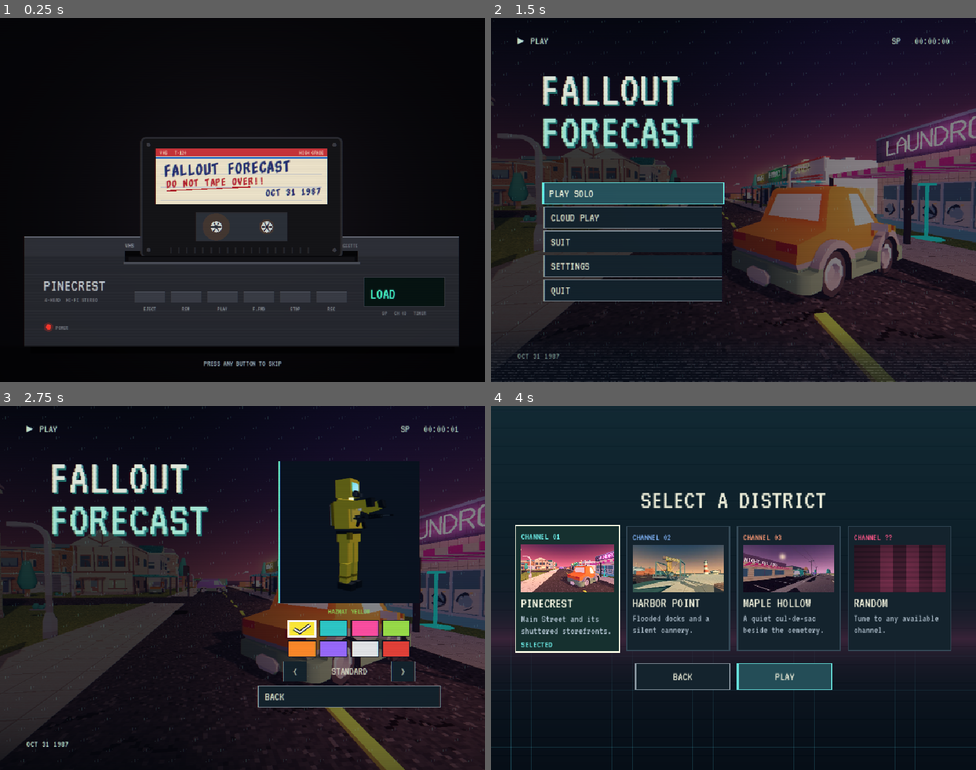
Above: before the commit, frames 1-4 (two rows, left to right).
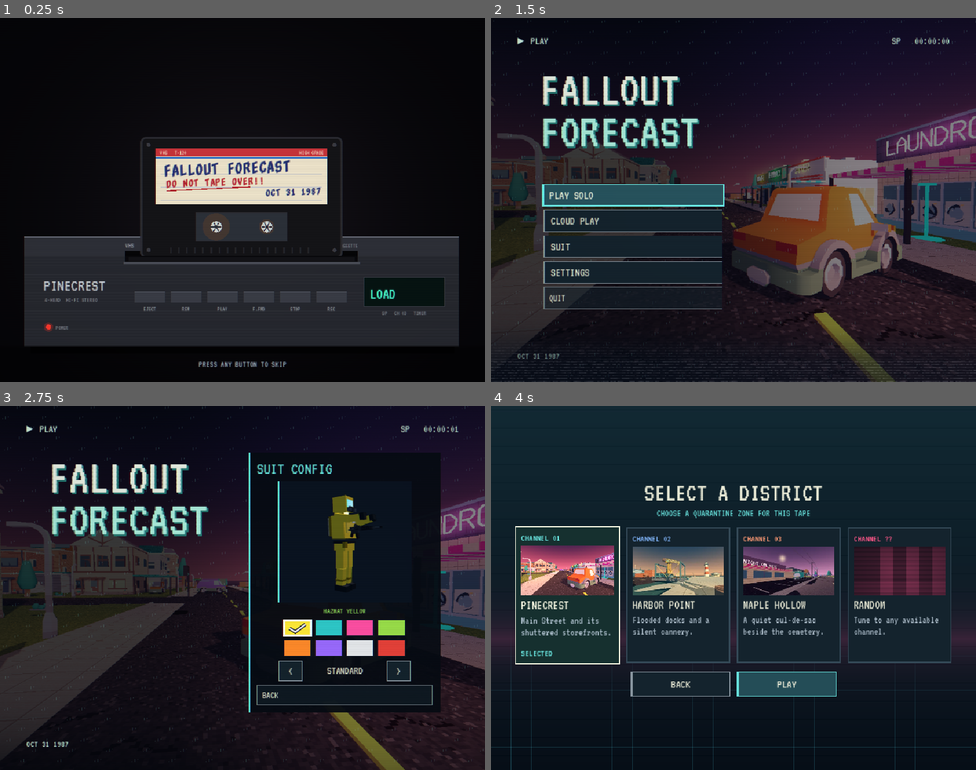
Above: after the commit, the same moments.

Repository: SamuelGrady/fallout-forecast
Game: Godot game, scene res://ui/title.tscn
The game is run twice, just before and just after one commit, with the same random seed, the same clock (stepped at 60 frames per second) and the same inputs. Sound files missing from this copy of the repository are replaced by a short silence.
Inputs (mouse positions are in pixels of both pictures, inside the frame that each line leads up to):
- Up to frame 1 (0.25 s): no input
- Up to frame 2 (1.5 s): tap Enter at 0.5 s; move the mouse to (840, 181) at 0.52 s; hold D (move_right) 0.53-1.25 s; hold Right mouse button (aim) 0.53-1.25 s; click (840, 181) at 0.67 s; tap Space (jump) at 0.77, 1.07 s; click "BACK" at 1.25 s
- Up to frame 3 (2.75 s): click "SUIT" at 2 s
- Up to frame 4 (4 s): click "BACK" at 2.75 s; click "PLAY SOLO" at 3.5 s

The runs differ from the first frame. In frame 1, 0.2% of the frame differs, in the area x 40-60%, y 94-96%; in frame 2, 3.0%; in frame 3, 11%, in the area x 51-91%, y 12-85%; in frame 4, 9.8%.

Commit message:
Title, settings, suit, map select and loading card: 4:3 panels, consistent buttons, loading OSD matches the title

Diff:
--- a/game/scene_loader.gd
+++ b/game/scene_loader.gd
@@ -60,18 +60,20 @@
 	center.set_anchors_and_offsets_preset(Control.PRESET_FULL_RECT)
 	back.add_child(center)
 	var panel := PanelContainer.new()
+	panel.add_theme_stylebox_override("panel", BroadcastUI.panel(BroadcastUI.OVERLAY, BroadcastUI.CYAN))
 	center.add_child(panel)
 	var box := VBoxContainer.new()
+	box.custom_minimum_size.x = 460
 	box.add_theme_constant_override("separation", 10)
 	panel.add_child(box)
 	_caption.text = "LOADING TAPE"
 	_caption.horizontal_alignment = HORIZONTAL_ALIGNMENT_CENTER
-	BroadcastUI.text(_caption, 40)
+	BroadcastUI.text(_caption, 42, BroadcastUI.PAPER)
 	box.add_child(_caption)
 	_district.horizontal_alignment = HORIZONTAL_ALIGNMENT_CENTER
 	BroadcastUI.text(_district, 24, BroadcastUI.CYAN)
 	box.add_child(_district)
-	_bar.custom_minimum_size = Vector2(440, 10)
+	_bar.custom_minimum_size = Vector2(460, 10)
 	_bar.show_percentage = false
 	_bar.max_value = 1.0
 	BroadcastUI.bar(_bar, BroadcastUI.CYAN)
@@ -79,11 +81,13 @@
 	_counter.horizontal_alignment = HORIZONTAL_ALIGNMENT_CENTER
 	BroadcastUI.text(_counter, 20, BroadcastUI.MUTED)
 	box.add_child(_counter)
-	var corner := Label.new()
-	corner.text = "PLAY  >"
-	BroadcastUI.text(corner, 24)
-	corner.position = Vector2(40, 30)
-	add_child(corner)
+	# Same OSD corner as the title screen (ui/title.gd): glyph and caption sit apart.
+	for spec: Array in [[">" if OS.has_feature("web") else "▶", Vector2(51, 36), 17], ["PLAY", Vector2(78, 34), 22]]:
+		var corner := Label.new()
+		corner.text = str(spec[0])
+		BroadcastUI.text(corner, int(spec[2]), Color("CCEADB"), 2)
+		corner.position = spec[1]
+		add_child(corner)
 	var tracking := CanvasLayer.new()
 	tracking.layer = 121
 	add_child(tracking)
--- a/ui/map_select.gd
+++ b/ui/map_select.gd
@@ -34,18 +34,25 @@
 func _ready() -> void:
 	Input.mouse_mode = Input.MOUSE_MODE_VISIBLE
 	theme = BroadcastUI.theme()
+	set_anchors_and_offsets_preset(Control.PRESET_FULL_RECT)
 	BroadcastUI.backdrop(self)
 	var center := CenterContainer.new()
 	center.set_anchors_and_offsets_preset(Control.PRESET_FULL_RECT)
 	add_child(center)
 	var box := VBoxContainer.new()
 	box.custom_minimum_size.x = 880
-	box.add_theme_constant_override("separation", 24)
+	box.add_theme_constant_override("separation", 18)
 	center.add_child(box)
 	BroadcastUI.reveal(box)
 
-	var heading := _label(box, "VOTE FOR A DISTRICT" if mode == Mode.VOTE else "SELECT A DISTRICT", 54, BroadcastUI.PAPER)
+	var header := VBoxContainer.new()
+	header.add_theme_constant_override("separation", 4)
+	box.add_child(header)
+	var heading := _label(header, "VOTE FOR A DISTRICT" if mode == Mode.VOTE else "SELECT A DISTRICT", 52, BroadcastUI.PAPER)
 	heading.horizontal_alignment = HORIZONTAL_ALIGNMENT_CENTER
+	var sub := _label(header, "SELECT A CHANNEL TO CAST YOUR LIVE VOTE" if mode == Mode.VOTE else "CHOOSE A QUARANTINE ZONE FOR THIS TAPE", 20, BroadcastUI.CYAN)
+	sub.horizontal_alignment = HORIZONTAL_ALIGNMENT_CENTER
+
 	var cards := HBoxContainer.new()
 	cards.alignment = BoxContainer.ALIGNMENT_CENTER
 	cards.add_theme_constant_override("separation", 14)
@@ -63,6 +70,8 @@
 	if mode != Mode.VOTE:
 		_deploy = _action(actions, "PLAY" if mode == Mode.SOLO else "SET DISTRICT", _confirm)
 		BroadcastUI.button_role(_deploy, true)
+	else:
+		BroadcastUI.button_role(_back, true)
 	if mode == Mode.SOLO:
 		_error = _label(box, "", 20, BroadcastUI.PINK)
 		_error.horizontal_alignment = HORIZONTAL_ALIGNMENT_CENTER
@@ -83,7 +92,7 @@
 
 func _build_card(parent: Control, map: Dictionary) -> void:
 	var card := Button.new()
-	card.custom_minimum_size = Vector2(205, 248)
+	card.custom_minimum_size = Vector2(205, 268)
 	card.pressed.connect(_pick.bind(map.id))
 	BroadcastUI.animate_button(card)
 	parent.add_child(card)
@@ -91,7 +100,7 @@
 
 	var inset := MarginContainer.new()
 	inset.set_anchors_and_offsets_preset(Control.PRESET_FULL_RECT)
-	for side in ["left", "right", "top", "bottom"]:
+	for side: String in ["left", "right", "top", "bottom"]:
 		inset.add_theme_constant_override("margin_" + side, 12)
 	inset.mouse_filter = Control.MOUSE_FILTER_IGNORE
 	card.add_child(inset)
@@ -103,7 +112,7 @@
 	_label(content, "CHANNEL " + str(map.channel), 19, map.accent)
 	var monitor := ColorRect.new()
 	monitor.clip_contents = true
-	monitor.custom_minimum_size.y = 94
+	monitor.custom_minimum_size.y = 96
 	monitor.mouse_filter = Control.MOUSE_FILTER_IGNORE
 	content.add_child(monitor)
 	if map.preview != "" and ResourceLoader.exists(map.preview, "Texture2D"):
@@ -119,8 +128,10 @@
 		material.shader = _shared_monitor_shader()
 		material.set_shader_parameter("tint", map.accent)
 		monitor.material = material
-	_label(content, map.name, 28, BroadcastUI.PAPER)
-	var blurb := _label(content, map.blurb, 20, BroadcastUI.MUTED)
+	var name_lbl := _label(content, str(map.name), 26, BroadcastUI.PAPER)
+	name_lbl.clip_text = true
+	name_lbl.text_overrun_behavior = TextServer.OVERRUN_TRIM_ELLIPSIS
+	var blurb := _label(content, str(map.blurb), 20, BroadcastUI.MUTED)
 	blurb.autowrap_mode = TextServer.AUTOWRAP_WORD_SMART
 	blurb.size_flags_vertical = Control.SIZE_EXPAND_FILL
 	_states.append(_label(content, "", 19, map.accent))
@@ -220,9 +231,7 @@
 func _label(parent: Control, value: String, font_size: int, color: Color) -> Label:
 	var label := Label.new()
 	label.text = value
-	label.mouse_filter = Control.MOUSE_FILTER_IGNORE
-	label.add_theme_font_size_override("font_size", font_size)
-	label.add_theme_color_override("font_color", color)
+	BroadcastUI.text(label, font_size, color)
 	parent.add_child(label)
 	return label
 
@@ -230,7 +239,7 @@
 func _action(parent: Control, value: String, action: Callable) -> Button:
 	var button := Button.new()
 	button.text = value
-	button.custom_minimum_size = Vector2(188, 52)
+	button.custom_minimum_size = Vector2(196, 48)
 	BroadcastUI.button_role(button)
 	BroadcastUI.animate_button(button)
 	button.pressed.connect(action)
--- a/ui/title.gd
+++ b/ui/title.gd
@@ -20,6 +20,7 @@
 var _settings_panel := PanelContainer.new()
 var _settings := VBoxContainer.new()
 var _settings_initial: HSlider
+var _suit_panel := PanelContainer.new()
 var _suit := VBoxContainer.new()
 var _intro := Control.new()
 var _deck := VcrDeck.new()
@@ -84,7 +85,7 @@
 	_add_full_rect(wall, _intro)
 	_intro.add_child(_deck)
 	_deck.tape_depth = -84.0
-	var skip := _label(_intro, "PRESS ANY BUTTON TO SKIP", Vector2(0, 674), 16, BroadcastUI.MUTED, 960.0)
+	var skip := _label(_intro, "PRESS ANY BUTTON TO SKIP", Vector2(0, 674), 18, BroadcastUI.MUTED, 960.0)
 	skip.set_anchors_and_offsets_preset(Control.PRESET_BOTTOM_WIDE)
 	skip.offset_top = -45
 	skip.horizontal_alignment = HORIZONTAL_ALIGNMENT_CENTER
@@ -114,39 +115,49 @@
 		line.add_theme_constant_override("shadow_offset_y", 3)
 		line.add_theme_color_override("font_shadow_color", Color("267E75"))
 
-	_menu.position = Vector2(104, 325)
+	_menu.position = Vector2(104, 328)
 	_menu.custom_minimum_size.x = 354.0
-	_menu.add_theme_constant_override("separation", 5)
+	_menu.add_theme_constant_override("separation", 7)
 	_content.add_child(_menu)
 	if OS.has_feature("web"):
 		# Web: PLAY SOLO shares its row with a DOWNLOAD button for the desktop build.
 		var row := HBoxContainer.new()
-		row.add_theme_constant_override("separation", 5)
+		row.add_theme_constant_override("separation", 7)
 		_menu.add_child(row)
 		var play := _button(row, "PLAY SOLO", _on_play)
 		play.size_flags_horizontal = Control.SIZE_EXPAND_FILL
 		BroadcastUI.button_role(play, true)
 		var download := _button(row, "DOWNLOAD", _on_download)
 		download.alignment = HORIZONTAL_ALIGNMENT_CENTER
-		download.custom_minimum_size.x = 150
+		download.custom_minimum_size.x = 148
 		download.tooltip_text = "Get the desktop build (Windows / Linux)"
+		BroadcastUI.button_role(download, false, false)
 	else:
 		BroadcastUI.button_role(_button(_menu, "PLAY SOLO", _on_play), true)
 	_button(_menu, "CLOUD PLAY", _on_join)
 	_suit_button = _button(_menu, "SUIT", _on_suit)
 	_settings_button = _button(_menu, "SETTINGS", _on_settings)
-	_button(_menu, "QUIT", _on_quit).visible = not OS.has_feature("web")
+	var quit := _button(_menu, "QUIT", _on_quit)
+	BroadcastUI.button_role(quit, false, true)
+	quit.visible = not OS.has_feature("web")
 	_set_menu_enabled(false)
 
-	_settings_panel.position = Vector2(495, 87)
-	_settings_panel.custom_minimum_size.x = 376.0
+	var panel_style := BroadcastUI.panel(BroadcastUI.OVERLAY, BroadcastUI.CYAN)
+	panel_style.content_margin_left = 16
+	panel_style.content_margin_right = 16
+	panel_style.content_margin_top = 14
+	panel_style.content_margin_bottom = 14
+
+	_settings_panel.position = Vector2(492, 68)
+	_settings_panel.custom_minimum_size.x = 380.0
+	_settings_panel.add_theme_stylebox_override("panel", panel_style)
 	_settings_panel.hide()
 	_content.add_child(_settings_panel)
 	_settings.add_theme_constant_override("separation", 5)
 	_settings_panel.add_child(_settings)
 	var heading := Label.new()
 	heading.text = "SETTINGS"
-	BroadcastUI.text(heading, 38, BroadcastUI.CYAN)
+	BroadcastUI.text(heading, 34, BroadcastUI.CYAN)
 	_settings.add_child(heading)
 	_settings_initial = _slider(_settings, "MOUSE SENSITIVITY", 0.0005, 0.006, Settings.mouse_sensitivity, func(v: float): Settings.mouse_sensitivity = v)
 	_slider(_settings, "VOLUME", 0.0, 1.0, Settings.master_volume, _set_volume)
@@ -161,35 +172,43 @@
 		Settings.save())
 	var server_caption := Label.new()
 	server_caption.text = "SERVER (WSS)"
-	BroadcastUI.text(server_caption, 19, BroadcastUI.CYAN)
+	BroadcastUI.text(server_caption, 20, BroadcastUI.CYAN)
 	_settings.add_child(server_caption)
 	var server_edit := LineEdit.new()
 	server_edit.text = Settings.server_url
 	server_edit.placeholder_text = Net.CLOUD_URL
-	server_edit.custom_minimum_size.y = 38
+	server_edit.custom_minimum_size.y = 36
 	server_edit.text_changed.connect(func(t: String): Settings.server_url = t.strip_edges())
 	server_edit.text_submitted.connect(func(_t: String):
 		Sound.play("ui_click")
 		Settings.save())
 	BroadcastUI.focus_sound(server_edit)
 	_settings.add_child(server_edit)
-	var export := _button(_settings, "EXPORT PERF REPORT", func(): pass)
+	var export := _button(_settings, "EXPORT PERF REPORT", func(): pass, 40)
 	export.pressed.connect(func():
 		Perf.export_report()
 		export.text = "PERF REPORT DOWNLOADED" if OS.has_feature("web") else "PERF REPORT SAVED")
-	_button(_settings, "BACK", _on_back)
-
-	_suit.position = Vector2(510, 110)
-	_suit.custom_minimum_size.x = 362.0
+	var settings_back := _button(_settings, "BACK", _on_back, 40)
+	BroadcastUI.button_role(settings_back, false, true)
+
+	_suit_panel.position = Vector2(492, 92)
+	_suit_panel.custom_minimum_size.x = 380.0
+	_suit_panel.add_theme_stylebox_override("panel", panel_style)
+	_suit_panel.hide()
+	_content.add_child(_suit_panel)
 	_suit.add_theme_constant_override("separation", 8)
-	_suit.hide()
-	_content.add_child(_suit)
-	_suit_picker = SuitPicker.new(Vector2i(280, 280))
+	_suit_panel.add_child(_suit)
+	var suit_heading := Label.new()
+	suit_heading.text = "SUIT CONFIG"
+	BroadcastUI.text(suit_heading, 34, BroadcastUI.CYAN)
+	_suit.add_child(suit_heading)
+	_suit_picker = SuitPicker.new(Vector2i(264, 240))
 	_suit_picker.changed.connect(func(color: int, skin: int):
 		Settings.suit_color = color
 		Settings.suit_skin = skin)
 	_suit.add_child(_suit_picker)
-	_button(_suit, "BACK", _on_back)
+	var suit_back := _button(_suit, "BACK", _on_back, 40)
+	BroadcastUI.button_role(suit_back, false, true)
 	_playback.hide()
 
 
@@ -239,7 +258,7 @@
 		_play_transport(FAST_FORWARD)
 		_finish_intro()
 		get_viewport().set_input_as_handled()
-	elif (_settings_panel.visible or _suit.visible) and event.is_action_pressed("ui_cancel"):
+	elif (_settings_panel.visible or _suit_panel.visible) and event.is_action_pressed("ui_cancel"):
 		Sound.play("ui_click")
 		_on_back()
 		get_viewport().set_input_as_handled()
@@ -286,11 +305,11 @@
 	return label
 
 
-func _button(parent: Control, text: String, action: Callable) -> Button:
+func _button(parent: Control, text: String, action: Callable, height := 44) -> Button:
 	var button := Button.new()
 	button.text = text
 	button.alignment = HORIZONTAL_ALIGNMENT_LEFT
-	button.custom_minimum_size.y = 43
+	button.custom_minimum_size.y = height
 	BroadcastUI.button_role(button)
 	BroadcastUI.animate_button(button)
 	button.pressed.connect(action)
@@ -301,6 +320,7 @@
 func _toggle(caption: String, checked: bool, action: Callable) -> void:
 	var toggle := CheckButton.new()
 	toggle.text = caption
+	toggle.custom_minimum_size.y = 36
 	toggle.button_pressed = checked
 	toggle.toggled.connect(action)
 	BroadcastUI.animate_button(toggle)
@@ -310,15 +330,14 @@
 func _slider(parent: Control, caption: String, lo: float, hi: float, value: float, on_change: Callable) -> HSlider:
 	var label := Label.new()
 	label.text = caption
-	label.add_theme_color_override("font_color", OSD_COLOR)
-	label.add_theme_font_size_override("font_size", 19)
+	BroadcastUI.text(label, 20, BroadcastUI.CYAN)
 	parent.add_child(label)
 	var slider := HSlider.new()
 	slider.min_value = lo
 	slider.max_value = hi
 	slider.step = (hi - lo) / 100.0
 	slider.value = value
-	slider.custom_minimum_size = Vector2(320, 21)
+	slider.custom_minimum_size = Vector2(320, 20)
 	slider.value_changed.connect(on_change)
 	slider.value_changed.connect(func(_value: float): Sound.ui_focus())
 	BroadcastUI.focus_sound(slider)
@@ -374,9 +393,12 @@
 func _join_status(text: String) -> void:
 	if _status_label == null:
 		_status_label = Label.new()
-		_status_label.add_theme_font_size_override("font_size", 20)
-		_status_label.add_theme_color_override("font_color", BroadcastUI.CYAN)
-		_status_label.position = _menu.position + Vector2(0, -34)
+		BroadcastUI.text(_status_label, 20, BroadcastUI.CYAN)
+		BroadcastUI.back_label(_status_label, BroadcastUI.CYAN, 6)
+		_status_label.autowrap_mode = TextServer.AUTOWRAP_WORD_SMART
+		_status_label.custom_minimum_size.x = _menu.custom_minimum_size.x
+		_status_label.size.x = _menu.custom_minimum_size.x
+		_status_label.position = _menu.position + Vector2(0, -48)
 		_content.add_child(_status_label)
 	_status_label.text = text
 	_status_label.visible = text != ""
@@ -438,26 +460,29 @@
 	get_tree().quit()
 
 
-## A failed host attempt keeps the error and its Back action in the menu area.
+## A failed join attempt keeps the error and its Back action in the menu area.
 func _show_error(text: String) -> void:
 	_menu.hide()
+	var panel := PanelContainer.new()
+	panel.position = _menu.position
+	panel.custom_minimum_size.x = _menu.custom_minimum_size.x
+	panel.add_theme_stylebox_override("panel", BroadcastUI.panel(BroadcastUI.OVERLAY, BroadcastUI.PINK))
+	_content.add_child(panel)
 	var row := VBoxContainer.new()
-	row.position = _menu.position
-	row.custom_minimum_size.x = _menu.custom_minimum_size.x
 	row.add_theme_constant_override("separation", 12)
-	_content.add_child(row)
+	panel.add_child(row)
 	var label := Label.new()
-	label.text = text
+	label.text = text.to_upper()
 	label.autowrap_mode = TextServer.AUTOWRAP_WORD_SMART
-	label.add_theme_font_size_override("font_size", 22)
-	label.add_theme_color_override("font_color", BroadcastUI.PINK)
+	BroadcastUI.text(label, 21, BroadcastUI.PINK)
 	row.add_child(label)
 	var back := _button(row, "BACK", func():
-		row.queue_free()
+		panel.queue_free()
 		_menu.show()
 		_menu_buttons()[0].grab_focus())
+	BroadcastUI.button_role(back, true)
 	back.grab_focus()
-	BroadcastUI.reveal(row)
+	BroadcastUI.reveal(panel)
 
 
 func _on_settings() -> void:
@@ -469,16 +494,16 @@
 
 func _on_suit() -> void:
 	_menu.hide()
-	_suit.show()
+	_suit_panel.show()
 	_suit_picker.focus_selected()
 	SceneLoader.tracking_wipe()
 
 
 func _on_back() -> void:
 	Settings.save()
-	var button := _suit_button if _suit.visible else _settings_button
+	var button := _suit_button if _suit_panel.visible else _settings_button
 	_settings_panel.hide()
-	_suit.hide()
+	_suit_panel.hide()
 	_menu.show()
 	button.grab_focus()
 	SceneLoader.tracking_wipe()
